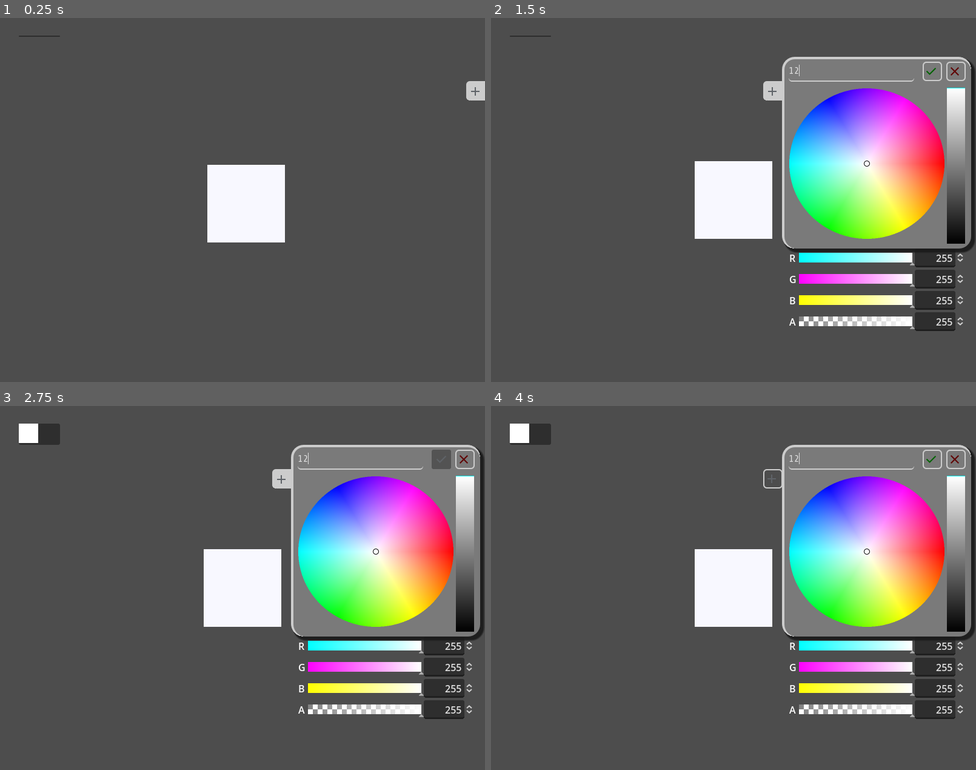
Above: before the commit, frames 1-4 (two rows, left to right).
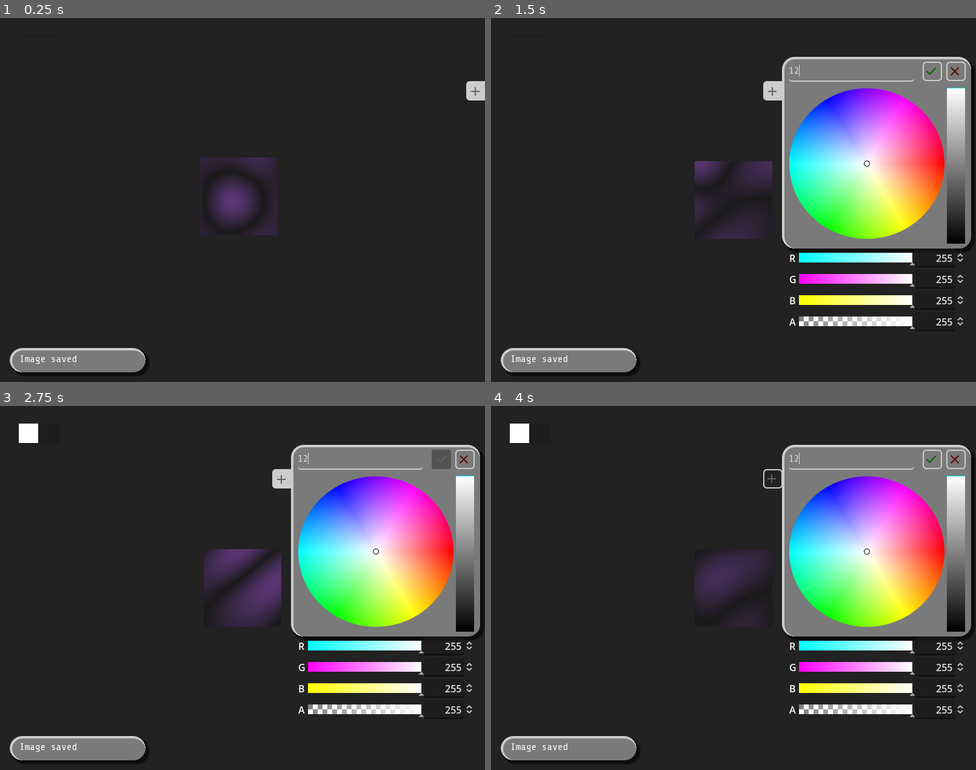
Above: after the commit, the same moments.

Repository: FourSeasonsWinter/pixel-art-app
Game: Godot game, scene res://scenes/main.tscn
Two runs of this game, one before a commit and one after it. Both use one fixed random seed, a clock stepped at 60 frames per second and the inputs below.
Inputs (mouse positions are in pixels of both pictures, inside the frame that each line leads up to):
- Up to frame 1 (0.25 s): no input
- Up to frame 2 (1.5 s): click (966, 90) at 0.5 s; click (849, 72) at 1.27 s; type "12" at 1.35 s
- Up to frame 3 (2.75 s): click (441, 460) at 2 s
- Up to frame 4 (4 s): click (932, 460) at 2.75 s; click (772, 478) at 3.5 s

The runs differ from the first frame. In frame 1, 100% of the frame differs, in the area x 0-100%, y 0-100%; in frame 2, 74%; in frame 3, 74%; in frame 4, 74%.

Commit message:
Save image as PNG.

Diff:
--- /dev/null
+++ b/assets/background.gdshader
@@ -0,0 +1,37 @@
+shader_type canvas_item;
+// Background Noise
+
+uniform mat2 _rot = mat2( vec2(0.5, 0.86), vec2(-0.86, 0.5));
+uniform float _speed = 1.1;
+uniform float _gradation : hint_range(0, 2) = 0.5;
+uniform sampler2D SCREEN_TEXTURE : hint_screen_texture, filter_linear_mipmap;
+
+float wave(vec2 p) {
+	float v = sin(p.x+sin(p.y) + sin(p.y*.43));
+	return v*v;
+}
+
+float map(float time, vec2 p) {
+	float v = 0.0;
+	v += wave(p);
+	p.x += time * _speed;
+	p = p * _rot;
+	v += wave(p);
+	p.x += time * _speed * .17;
+	p = p * _rot;
+	v += wave(p);
+	v = abs(1.5 - v);
+
+	return v;
+}
+
+void fragment()
+{
+	vec2 resolution = 1.0 / SCREEN_PIXEL_SIZE;
+	vec2 uv = (FRAGCOORD.xy * 2.0 - resolution.xy) / min(resolution.x, resolution.y);
+	vec2 p = normalize(vec3(uv.xy, 2.3)).xy * 10.0;
+	p.y += TIME * _speed * 0.3;
+	float v=map(TIME, p);
+
+	COLOR = vec4((v * .7 + texture(SCREEN_TEXTURE,SCREEN_UV).r) / 2.0, (v * .3 + texture(SCREEN_TEXTURE,SCREEN_UV).g) / 2.0, (v * 0.49 + texture(SCREEN_TEXTURE,SCREEN_UV).b / 2.0), _gradation);
+}
--- a/project.godot
+++ b/project.godot
@@ -55,6 +55,11 @@
 "events": [Object(InputEventMouseButton,"resource_local_to_scene":false,"resource_name":"","device":-1,"window_id":0,"a …(258 unchanged characters)…
 ]
 }
+save={
+"deadzone": 0.5,
+"events": [Object(InputEventKey,"resource_local_to_scene":false,"resource_name":"","device":-1,"window_id":0,"alt_pressed":false,"shift_pressed":false,"ctrl_pressed":true,"meta_pressed":false,"pressed":false,"keycode":0,"physical_keycode":83,"key_label":0,"unicode":0,"location":0,"echo":false,"script":null)
+]
+}
 
 [rendering]
 
--- a/scenes/hud.tscn
+++ b/scenes/hud.tscn
@@ -202,6 +202,23 @@
 "": SubResource("AnimationLibrary_0x025")
 }
 
+[node name="ImageSavedNotification" type="Panel" parent="CanvasLayer"]
+offset_left = 16.0
+offset_top = 544.0
+offset_right = 240.0
+offset_bottom = 584.0
+theme_override_styles/panel = ExtResource("3_nbvmn")
+
+[node name="RichTextLabel" type="RichTextLabel" parent="CanvasLayer/ImageSavedNotification"]
+layout_mode = 0
+offset_left = 16.0
+offset_top = 8.0
+offset_right = 256.0
+offset_bottom = 48.0
+theme_override_fonts/normal_font = ExtResource("8_88nnd")
+bbcode_enabled = true
+text = "Image saved"
+
 [connection signal="color_deleted" from="CanvasLayer/ColorPalette" to="." method="_on_color_palette_color_deleted"]
 [connection signal="color_changed" from="CanvasLayer/ColorPick/ColorPicker" to="." method="_on_color_picker_color_changed"]
 [connection signal="pressed" from="CanvasLayer/ColorPick/Add" to="." method="_on_add_pressed"]
--- a/scenes/main.tscn
+++ b/scenes/main.tscn
@@ -1,13 +1,33 @@
-[gd_scene load_steps=4 format=3 uid="uid://cqrp4pj2dkesv"]
+[gd_scene load_steps=6 format=3 uid="uid://cqrp4pj2dkesv"]
 
 [ext_resource type="Script" path="res://scripts/main.gd" id="1_xjocg"]
 [ext_resource type="Script" path="res://scripts/camera.gd" id="2_ayib2"]
 [ext_resource type="PackedScene" uid="uid://dwtnlealkcqyc" path="res://scenes/hud.tscn" id="3_ixn38"]
+[ext_resource type="Shader" path="res://assets/background.gdshader" id="4_hmkf6"]
+
+[sub_resource type="ShaderMaterial" id="ShaderMaterial_sdofu"]
+shader = ExtResource("4_hmkf6")
+shader_parameter/_rot = Transform2D(0.5, -0.86, 0.86, 0.5, 0, 0)
+shader_parameter/_speed = 1.1
+shader_parameter/_gradation = 0.5
 
 [node name="Main" type="Node"]
 script = ExtResource("1_xjocg")
 
+[node name="Background" type="ColorRect" parent="."]
+offset_left = -944.0
+offset_top = -552.0
+offset_right = 2536.0
+offset_bottom = 1344.0
+color = Color(0.133196, 0.133196, 0.133196, 1)
+
+[node name="CanvasBackground" type="ColorRect" parent="."]
+material = SubResource("ShaderMaterial_sdofu")
+offset_right = 40.0
+offset_bottom = 40.0
+
 [node name="Camera2D" type="Camera2D" parent="."]
+position = Vector2(128, 128)
 limit_left = -400
 limit_top = -600
 limit_right = 800
--- a/scripts/global.gd
+++ b/scripts/global.gd
@@ -1,8 +1,8 @@
 extends Node
 signal current_color_changed
 
-var start_color := Color.GHOST_WHITE
-var current_color := Color.LIGHT_BLUE
+var start_color := Color.TRANSPARENT
+var current_color := Color.WHITE
 var current_palette := []
 
 func set_current_color(color: Color):
--- a/scripts/hud.gd
+++ b/scripts/hud.gd
@@ -56,3 +56,12 @@
 
 func is_odd(n: int) -> bool:
 	return n % 2 != 0
+
+
+func show_image_saved_notification(project_name: String, is_error: bool) -> void :
+	var text: String
+	if not is_error:
+		text = "\"[color=green]" + project_name + "[/color]\" saved!"
+	else:
+		text = "Failed to save."
+	$CanvasLayer/ImageSavedNotification/RichTextLabel.text = text
--- a/scripts/main.gd
+++ b/scripts/main.gd
@@ -2,16 +2,19 @@
 
 @onready var camera: Camera2D = $Camera2D
 @onready var hud: Control = $hud
-@export var width := 8
-@export var height := 8
+@onready var canvas_background: ColorRect = $CanvasBackground
+@export var width: int = 8
+@export var height: int = 8
 var pixel_scene := preload("res://scenes/pixel.tscn")
 var pixel_size := 16
+var grid := {}
 
 func _ready() -> void:
 	for y in height:
 		for x in width:
 			var pixel = pixel_scene.instantiate()
 			pixel.position = Vector2(pixel_size * x, pixel_size * y)
+			grid[Vector2i(x, y)] = pixel
 			call_deferred("add_child", pixel)
 
 	camera.position.x = pixel_size * (width / 2)
@@ -21,3 +24,23 @@
 	camera.limit_right = pixel_size * (width / 2) + 800
 	camera.limit_top = pixel_size * (height / 2) - 600
 	camera.limit_bottom = pixel_size * (height / 2) + 600
+
+	canvas_background.size = Vector2(pixel_size * width, pixel_size * height)
+
+
+func _unhandled_key_input(event: InputEvent) -> void:
+	if event.is_action_pressed("save"):
+		hud.show_image_saved_notification("gengar", save_image())
+
+
+func save_image() -> bool:
+	var image = Image.create_empty(width, height, false, Image.FORMAT_RGBA8)
+
+	for y in range(height):
+		for x in range(width):
+			var color = grid[Vector2i(x, y)].color
+			image.set_pixel(x, y, color)
+
+	var file_path = "res://pixel_art.png"
+	var is_error = image.save_png(file_path)
+	return is_error != OK
--- a/tests.gd
+++ /dev/null
@@ -1,9 +0,0 @@
-extends Node
-
-@onready var text_edit: TextEdit = $TextEdit
-@onready var color_rect: ColorRect = $ColorRect
-@export var c: Color
-
-func _on_text_changed() -> void:
-	print("hex: #" + text_edit.text)
-	color_rect.color = int(text_edit.text)
--- a/tests.tscn
+++ /dev/null
@@ -1,7 +0,0 @@
-[gd_scene load_steps=2 format=3 uid="uid://bva11qj1awsyt"]
-
-[ext_resource type="Script" path="res://tests.gd" id="1_rhlet"]
-
-[node name="Tests" type="Node"]
-script = ExtResource("1_rhlet")
-c = Color(0.282093, 0.508892, 0.410841, 1)
Binary file added: assets/saved_pixel_art.png
Not shown, added: assets/saved_pixel_art.png.import
Binary file added: pixel_art.png
Not shown, added: pixel_art.png.import
